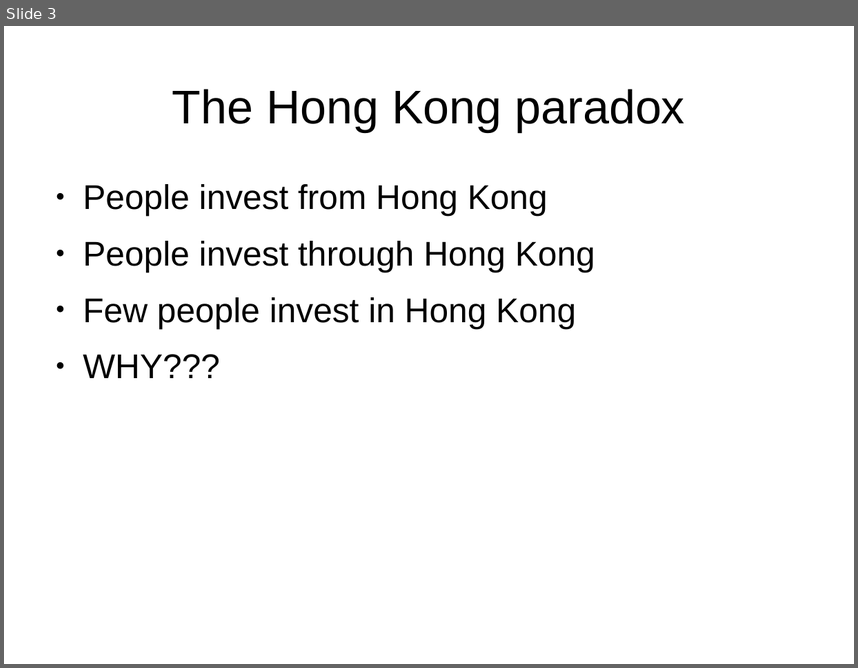
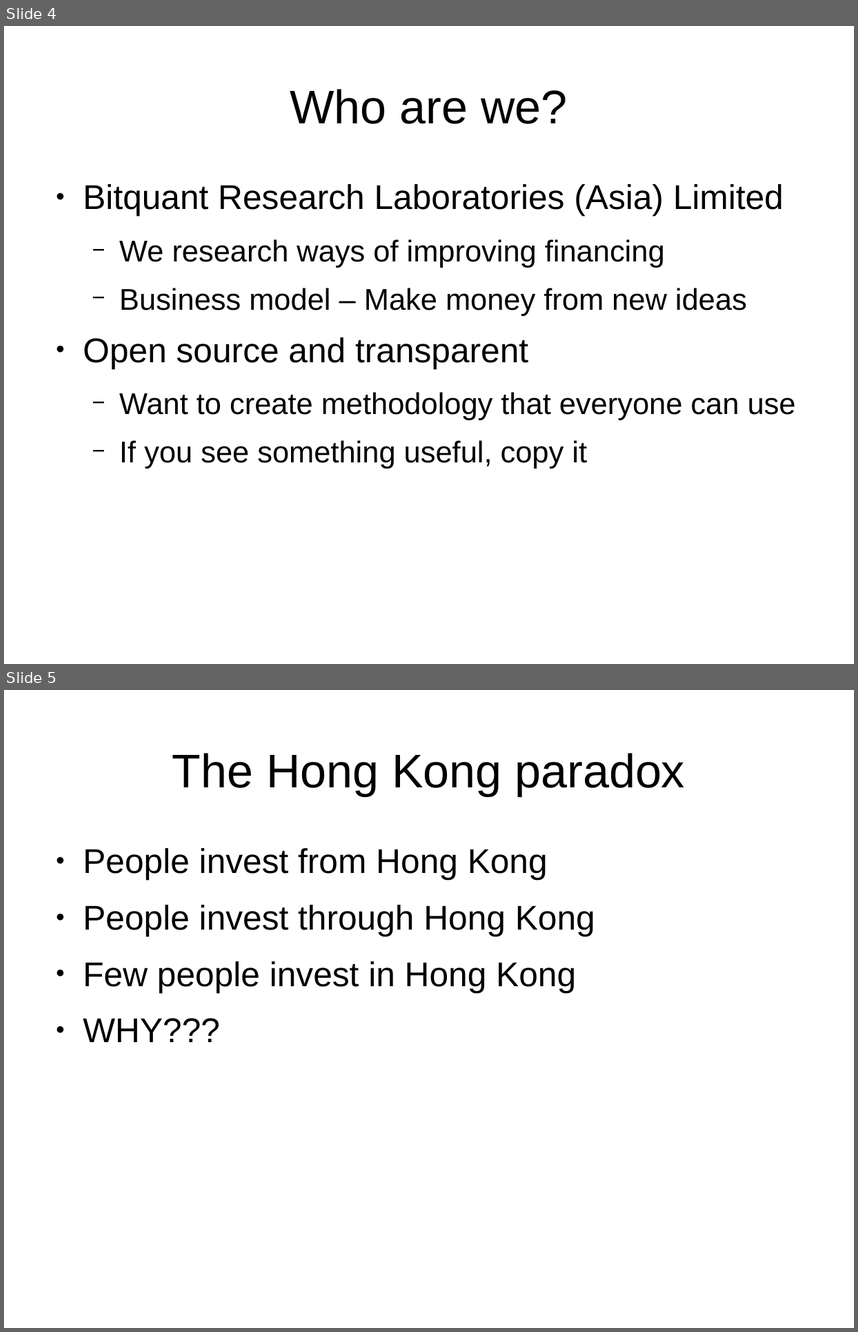
Before and after one commit to joequant/bitquant, a slide deck: pitchdecks/smartmicroloanshk.odp. Shown one above the other, each under a label of ours: slide 3 before the commit, slides 4 and 5 after it. The pictures are 858x668 and 858x1332 pixels, drawn with LibreOffice and Linux fonts; fonts in the diff are those of the drawing. Boxes give left, top, right and bottom in pixels: in the first picture for what was removed or moved away, otherwise in the second. Text is boxed around its words. In the diff, an @@ line names an element or a change of style, - is before the commit and + after.

```diff
--- a/pitchdecks/smartmicroloanshk.odp
+++ b/pitchdecks/smartmicroloanshk.odp
@@ slide 4 added at <box>4,26,854,664</box>, background #FFFFFF @@
@@ title added at <box>290,89,567,124</box>, 44 pt, text #000000 @@
+Who are we?
@@ text added at <box>83,184,796,468</box>, 28 pt, text #000000 @@
+● Bitquant Research Laboratories (Asia) Limited
+  − We research ways of improving financing
+  − Business model – Make money from new ideas
+● Open source and transparent
+  − Want to create methodology that everyone can use
+  − If you see something useful, copy it
@@ what was slide 3 is now slide 5 @@
```
Also in this commit, not shown: 7 slides changed, 5 other slides added, 1 slide removed, 1 other file.
